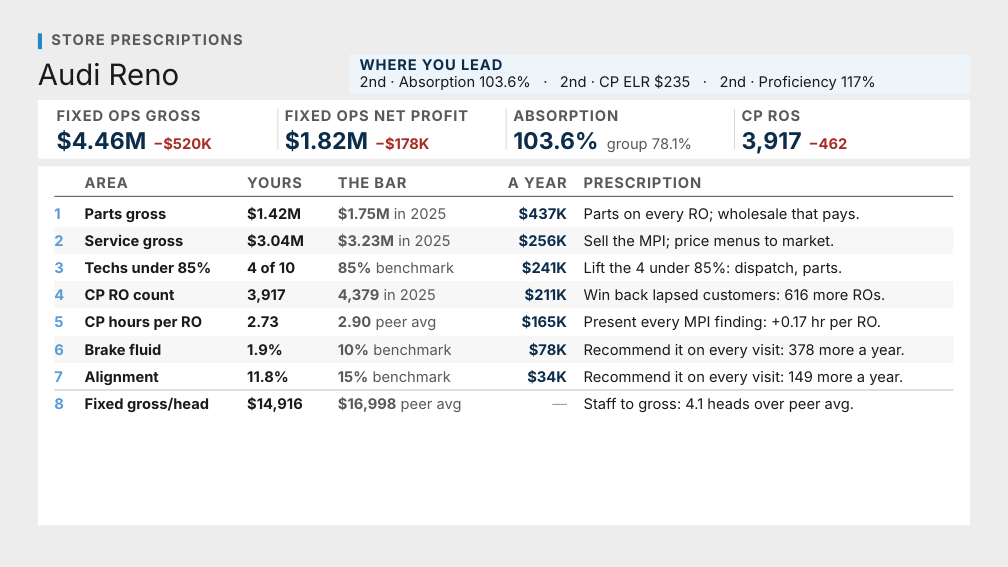
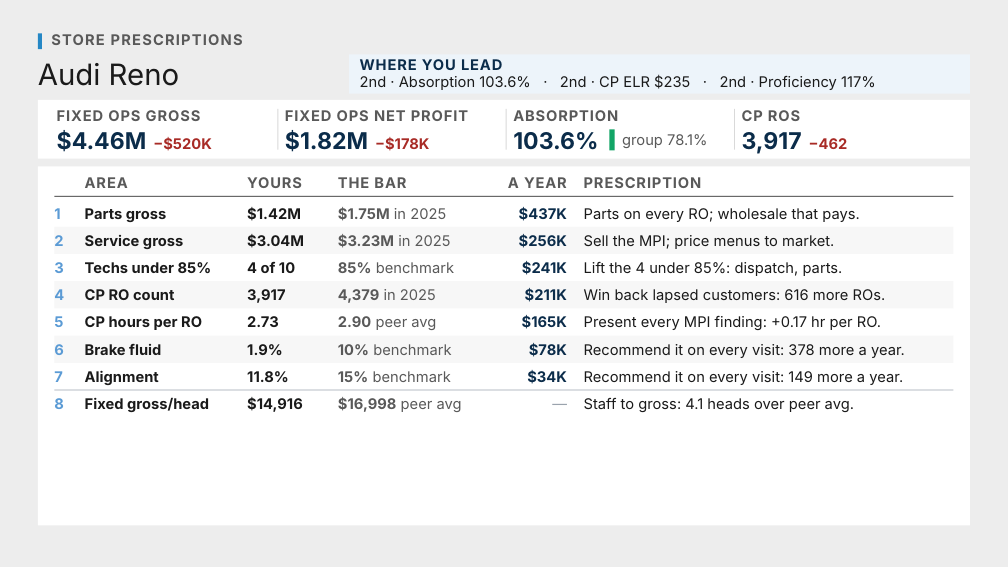
Before and after one commit to Ndresner/Noah, a slide deck: slide 164 of day2-deck/decks/Fixed Ops - Day 2 Example Test Deck.pptx. Drawn at 1008x567 pixels with LibreOffice and Linux fonts; fonts in the diff are those of the drawing. Boxes give left, top, right and bottom in pixels: in the first picture for what was removed or moved away, otherwise in the second. Text is boxed around its words. In the diff, an @@ line names an element or a change of style, - is before the commit and + after.

```diff
--- a/day2-deck/decks/Fixed Ops - Day 2 Example Test Deck.pptx
+++ b/day2-deck/decks/Fixed Ops - Day 2 Example Test Deck.pptx
@@ rectangle added at (609,129,615,150), fill #12A566 @@
@@ text at (622,134,707,148): text changed @@
-103.6% group 78.1%
+group 78.1%
```
Also in this commit, not shown: 32 other slides changed, 7 other files.
